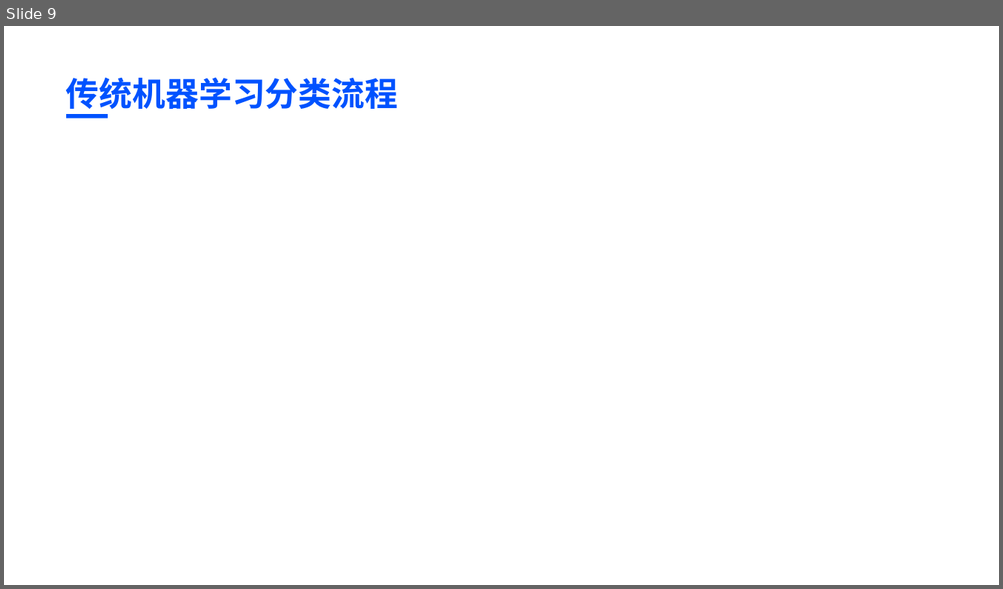
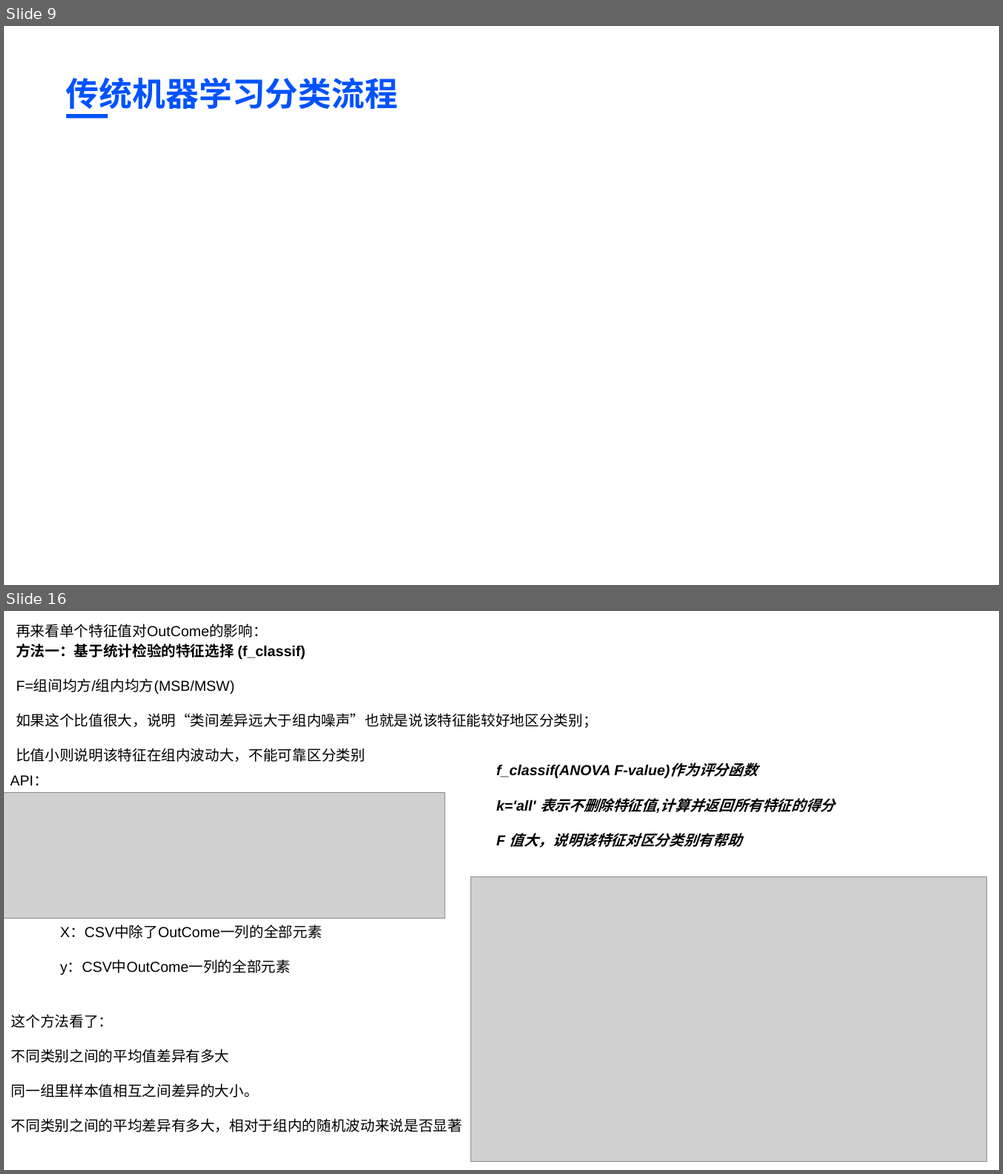
Before and after one commit to BaiRong-NUC/DiabetesAnalyzes, a slide deck: 多元统计与模式识别课程汇报.pptx. Shown one above the other, each under a label of ours: slide 9 before the commit, slides 9 and 16 after it; the slides between them are not shown. The pictures are 1003x589 and 1003x1174 pixels, drawn with LibreOffice and Linux fonts; fonts in the diff are those of the drawing; grey boxes stand for pictures; background and template pictures are left out. Boxes give left, top, right and bottom in pixels: in the first picture for what was removed or moved away, otherwise in the second. Text is boxed around its words. In the diff, an @@ line names an element or a change of style, - is before the commit and + after.

Commit message:
上传特征提取基于统计检验的特征选择 (f_classif)数学公式计算步骤

```diff
--- a/多元统计与模式识别课程汇报.pptx
+++ b/多元统计与模式识别课程汇报.pptx
@@ slide 16 added at [4,611,999,1170], background #FFFFFF @@
@@ text added at [16,624,267,638], 14 pt, text #000000 @@
+再来看单个特征值对OutCome的影响：
@@ text added at [16,644,597,762], 14 pt, text #000000 @@
+方法一：基于统计检验的特征选择 (f_classif)
+F=组间均方/组内均方(MSB/MSW)
+如果这个比值很大，说明“类间差异远大于组内噪声”也就是说该特征能较好地区分类别；
+比值小则说明该特征在组内波动大，不能可靠区分类别
@@ text added at [496,763,835,848], 14 pt, text #000000, bold, italic @@
+f_classif(ANOVA F-value)作为评分函数
+k='all' 表示不删除特征值,计算并返回所有特征的得分
+F 值大，说明该特征对区分类别有帮助
@@ text added at [10,775,48,786], 14 pt, text #000000 @@
+API：
@@ picture added at [4,793,444,918] @@
@@ picture added at [471,877,987,1162] @@
@@ text added at [60,926,322,975], 14 pt, text #000000 @@
+X：CSV中除了OutCome一列的全部元素
+y：CSV中OutCome一列的全部元素
@@ text added at [11,1014,462,1133], 14 pt, text #000000 @@
+这个方法看了：
+不同类别之间的平均值差异有多大
+同一组里样本值相互之间差异的大小。
+不同类别之间的平均差异有多大，相对于组内的随机波动来说是否显著
```
Also in this commit, not shown: 1 slide changed, 12 other slides added, 2 other files.
